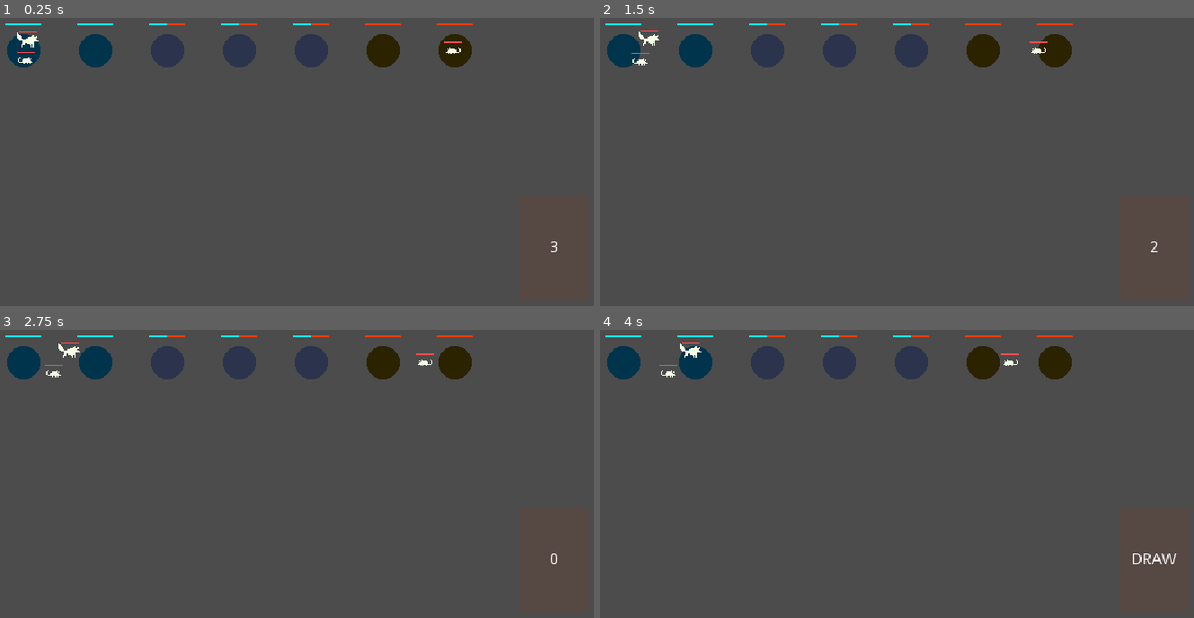
Above: before the commit, frames 1-4 (two rows, left to right).
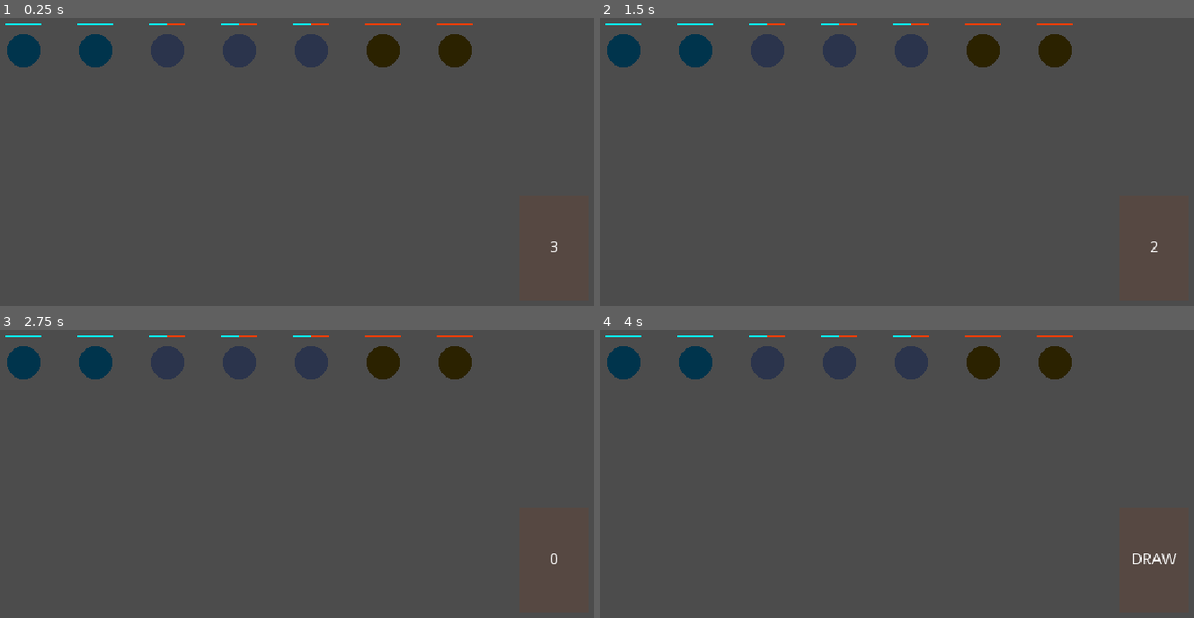
Above: after the commit, the same moments.

Repository: uheartbeast/The-Golden-Egg
Game: Godot game, scene res://Battle.tscn
Same seed, same stepped clock (60 frames per second), same inputs: the game is played once before the commit and once after it.
Inputs (mouse positions are in pixels of both pictures, inside the frame that each line leads up to):
- Up to frame 1 (0.25 s): no input
- Up to frame 2 (1.5 s): move the mouse to (623, 49) at 0.52 s; press the mouse at (623, 49) at 0.53 s; move the mouse to (1152, 248) at 1.27 s; release the mouse at (1152, 248) at 1.28 s; click (1152, 248) at 1.35 s
- Up to frame 3 (2.75 s): move the mouse to (308, 332) at 2.02 s; press the mouse at (308, 332) at 2.03 s
- Up to frame 4 (4 s): tap Enter at 2.75 s; move the mouse to (801, 502) at 2.77 s; release the mouse at (801, 502) at 2.78 s; click (801, 502) at 2.85 s; move the mouse to (1057, 479) at 3.52 s; press the mouse at (1057, 479) at 3.53 s

The runs differ from the first frame. In frame 1, 0.2% of the frame differs, in the area x 2-78%, y 4-16%; in frame 2, 0.2%; in frame 3, 0.2%; in frame 4, 0.2%.

Commit message:
Final commit for the day

Diff:
--- a/Battle.gd
+++ b/Battle.gd
@@ -32,4 +32,4 @@
 			ReferenceStash.selectedCard = null
 
 func _on_Base2_tree_exited():
-	get_tree().change_scene("res://Screens/VictoryScreen.tscn")
+	if get_tree(): get_tree().change_scene("res://Screens/VictoryScreen.tscn")
--- a/Battle.tscn
+++ b/Battle.tscn
@@ -1,10 +1,8 @@
-[gd_scene load_steps=10 format=2]
+[gd_scene load_steps=8 format=2]
 
 [ext_resource path="res://Battle/Base.tscn" type="PackedScene" id=1]
 [ext_resource path="res://Battle/Tower.tscn" type="PackedScene" id=2]
 [ext_resource path="res://CardStack.tscn" type="PackedScene" id=3]
-[ext_resource path="res://Creatures/Creature.tscn" type="PackedScene" id=4]
-[ext_resource path="res://Creatures/WolfStats.tres" type="Resource" id=5]
 [ext_resource path="res://Battle.gd" type="Script" id=6]
 [ext_resource path="res://Hand.tscn" type="PackedScene" id=7]
 [ext_resource path="res://CreatureDeck.tres" type="Resource" id=8]
@@ -48,17 +46,6 @@
 collision_mask = 0
 alliance = 2
 
-[node name="Creature" parent="." instance=ExtResource( 4 )]
-position = Vector2( 128, 136 )
-
-[node name="Creature2" parent="." instance=ExtResource( 4 )]
-position = Vector2( 512, 128 )
-alliance = 2
-
-[node name="Creature3" parent="." instance=ExtResource( 4 )]
-position = Vector2( 128, 120 )
-stats = ExtResource( 5 )
-
 [node name="Cards" type="Node" parent="."]
 
 [node name="Hand" parent="Cards" instance=ExtResource( 7 )]
--- a/CardStack.gd
+++ b/CardStack.gd
@@ -4,6 +4,9 @@
 
 onready var timer: = $Timer
 onready var label: = $Label
+
+func _ready():
+	deck.shuffle()
 
 func _physics_process(delta):
 	if timer.time_left > 0:
--- a/CreatureDeck.tres
+++ b/CreatureDeck.tres
@@ -6,4 +6,4 @@
 
 [resource]
 script = ExtResource( 1 )
-cards = [ ExtResource( 2 ), ExtResource( 3 ), ExtResource( 3 ), ExtResource( 3 ), ExtResource( 3 ) ]
+cards = [ ExtResource( 2 ), ExtResource( 3 ), ExtResource( 2 ), ExtResource( 3 ), ExtResource( 3 ) ]
